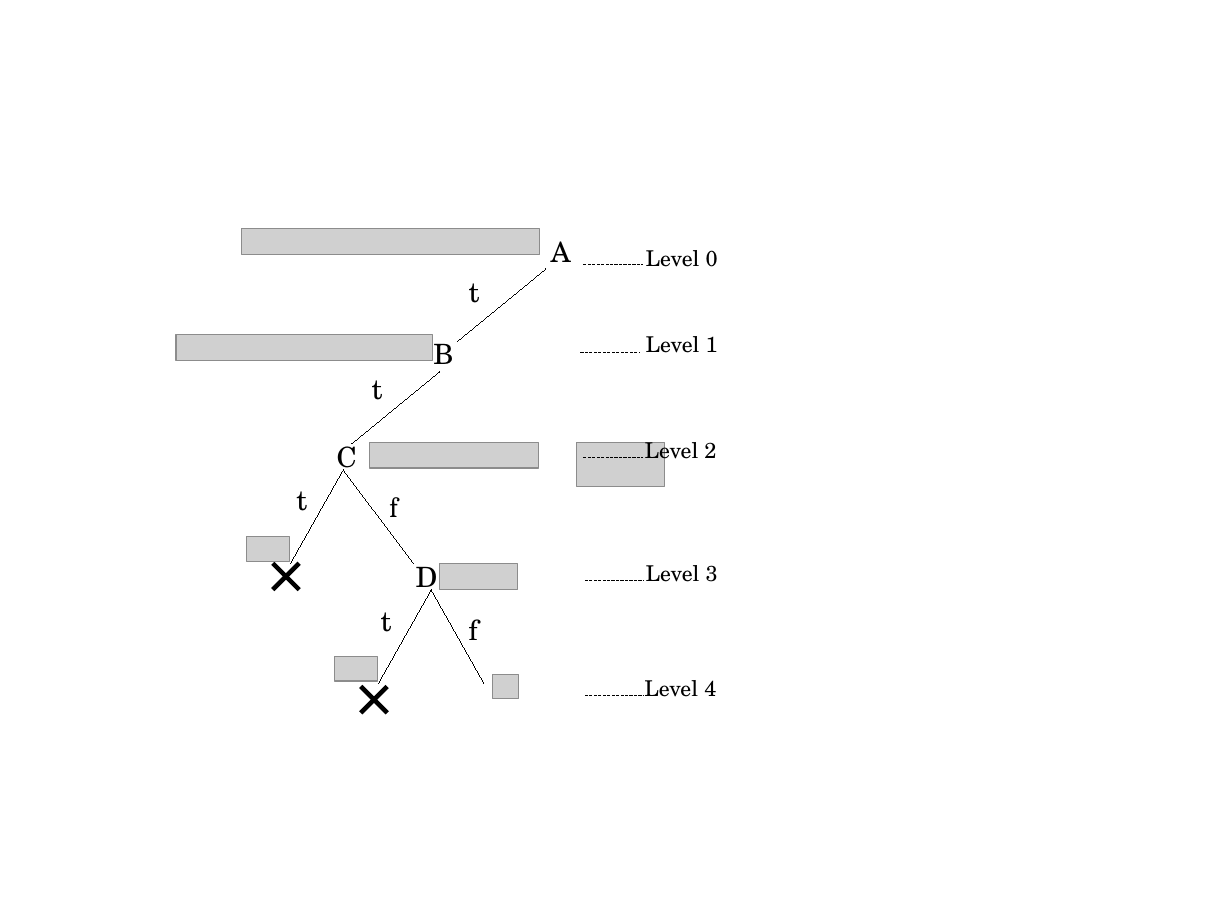
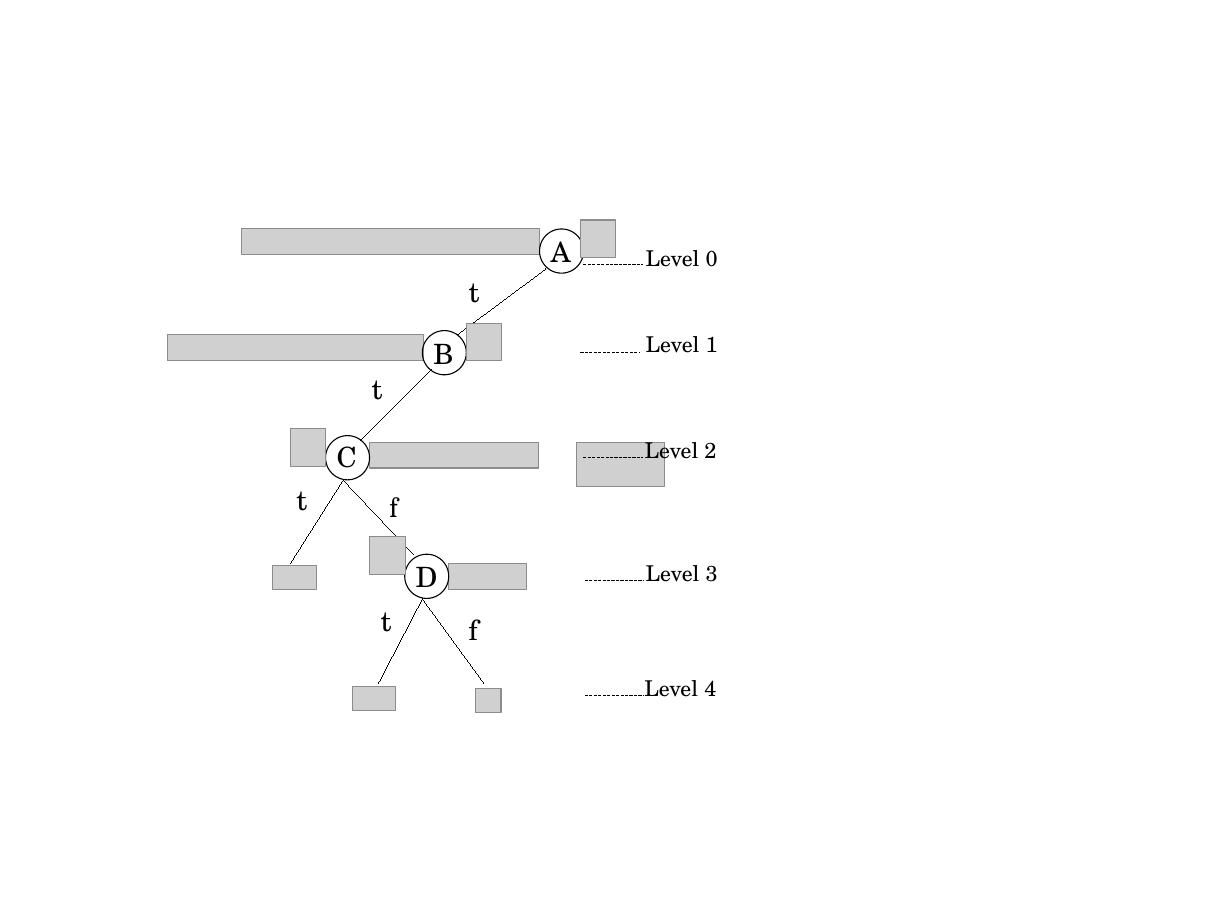
Before and after one commit to jolate/mt, a slide deck: slide 3 of diiccstyle/trees.odp. Drawn at 1232x924 pixels with LibreOffice and Linux fonts; fonts in the diff are those of the drawing; grey boxes stand for pictures. Boxes give left, top, right and bottom in pixels: in the first picture for what was removed or moved away, otherwise in the second. Text is boxed around its words. In the diff, an @@ line names an element or a change of style, - is before the commit and + after.

```diff
--- a/diiccstyle/trees.odp
+++ b/diiccstyle/trees.odp
@@ ellipse added at (x1=540, y1=229, x2=584, y2=274), outline #000000 0.71 pt @@
@@ picture added at (x1=581, y1=220, x2=616, y2=258) @@
@@ line moved from (546, 269) - (457, 341) to (546, 269) - (457, 334) @@
@@ picture added at (x1=466, y1=323, x2=501, y2=361) @@
@@ picture moved from (x1=176, y1=335, x2=433, y2=361) to (x1=168, y1=335, x2=425, y2=361) @@
@@ ellipse added at (x1=423, y1=331, x2=466, y2=376), outline #000000 0.71 pt @@
@@ line moved from (440, 371) - (352, 444) to (432, 370) - (361, 440) @@
@@ picture added at (x1=291, y1=429, x2=325, y2=467) @@
@@ ellipse added at (x1=325, y1=436, x2=369, y2=481), outline #000000 0.71 pt @@
@@ line moved from (343, 470) - (291, 563) to (343, 480) - (291, 563) @@
@@ line moved from (414, 563) - (343, 470) to (414, 555) - (343, 480) @@
@@ picture added at (x1=370, y1=537, x2=406, y2=575) @@
@@ picture moved from (x1=246, y1=537, x2=290, y2=561) to (x1=273, y1=566, x2=316, y2=590) @@
@@ line removed from (300, 563) to (273, 590) @@
@@ line removed from (300, 590) to (273, 563) @@
@@ ellipse added at (x1=405, y1=555, x2=448, y2=599), outline #000000 0.71 pt @@
@@ picture moved from (x1=440, y1=563, x2=518, y2=589) to (x1=449, y1=563, x2=527, y2=589) @@
@@ line moved from (432, 590) - (379, 683) to (423, 599) - (379, 683) @@
@@ line moved from (484, 683) - (432, 590) to (484, 683) - (423, 599) @@
@@ picture moved from (x1=334, y1=657, x2=378, y2=682) to (x1=352, y1=686, x2=396, y2=711) @@
@@ line removed from (387, 686) to (361, 713) @@
@@ line removed from (387, 713) to (361, 686) @@
@@ picture moved from (x1=493, y1=674, x2=519, y2=699) to (x1=475, y1=689, x2=501, y2=713) @@
```
Also in this commit, not shown: 1 other slide changed, 14 other files.
